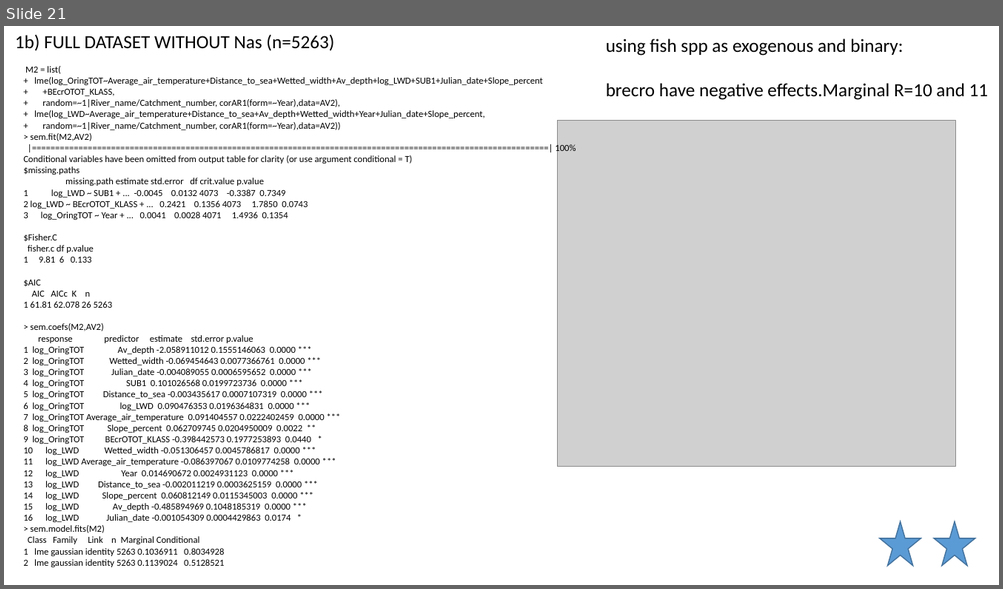
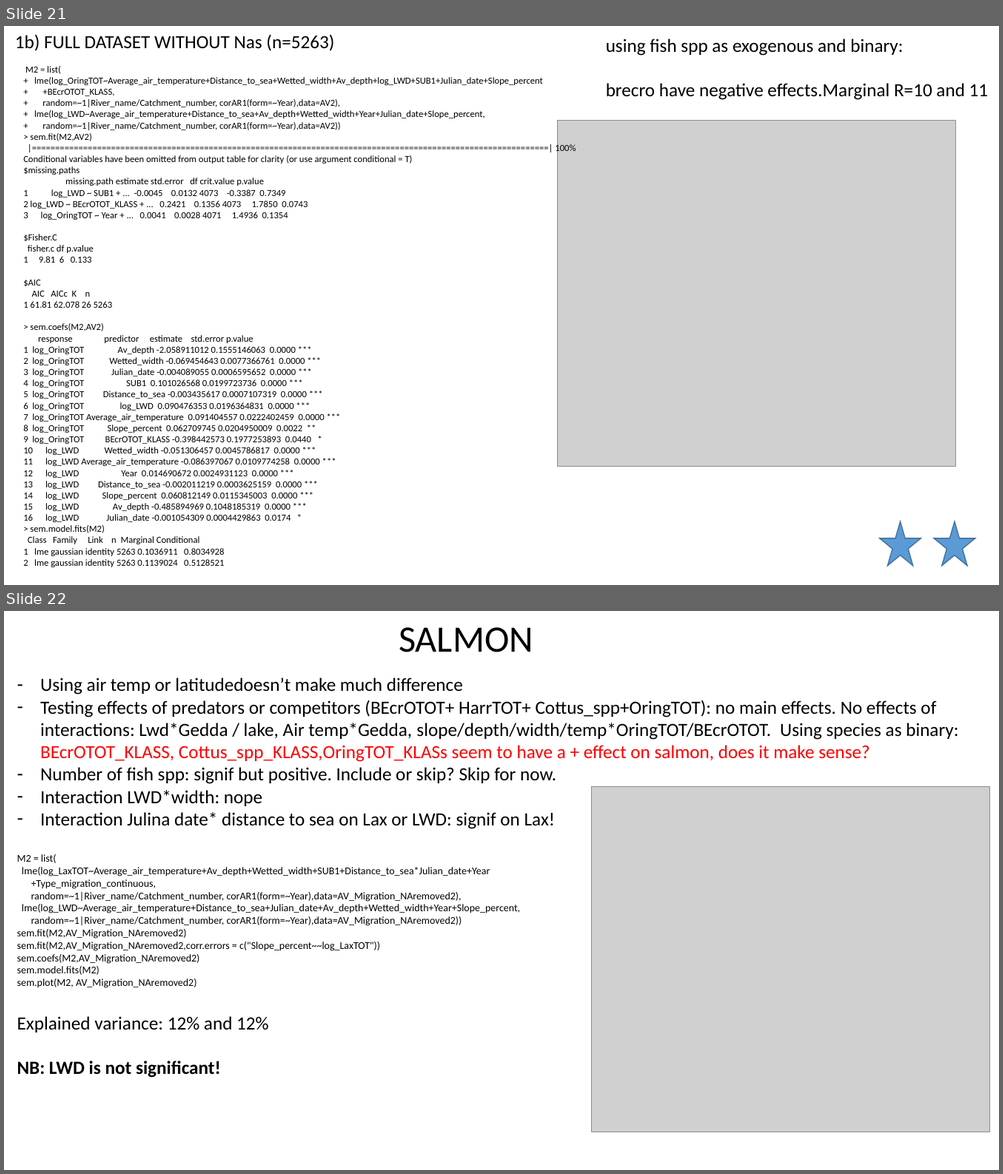
Before and after one commit to SerenaDonadi/Dod-ved, a slide deck: Electrofish data/LWD_analyses.pptx. Shown one above the other, each under a label of ours: slide 21 before the commit, slides 21 and 22 after it. The pictures are 1003x589 and 1003x1174 pixels, drawn with LibreOffice and Linux fonts; fonts in the diff are those of the drawing; grey boxes stand for pictures. Boxes give left, top, right and bottom in pixels: in the first picture for what was removed or moved away, otherwise in the second. Text is boxed around its words. In the diff, an @@ line names an element or a change of style, - is before the commit and + after.

Commit message:
salmon models

```diff
--- a/Electrofish data/LWD_analyses.pptx
+++ b/Electrofish data/LWD_analyses.pptx
@@ slide 22 added at box(4, 611, 999, 1170), background #FFFFFF @@
@@ text added at box(398, 627, 533, 652), 36 pt, text #000000 @@
+SALMON
@@ text added at box(17, 678, 958, 1078), 10 pt, text #000000 @@
+– Using air temp or latitudedoesn’t make much difference
+– Testing effects of predators or competitors (BEcrOTOT+ HarrTOT+ Cottus_spp+OringTOT): no main effects. No effects of interactions: Lwd*Gedda / lake, Air temp*Gedda, slope/depth/width/temp*OringTOT/BEcrOTOT. Using species as binary: BEcrOTOT_KLASS, Cottus_spp_KLASS,OringTOT_KLASs seem to have a + effect on salmon, does it make sense?
+– Number of fish spp: signif but positive. Include or skip? Skip for now.
+– Interaction LWD*width: nope
+– Interaction Julina date* distance to sea on Lax or LWD: signif on Lax!
+M2 = list(
+lme(log_LaxTOT~Average_air_temperature+Av_depth+Wetted_width+SUB1+Distance_to_sea*Julian_date+Year
++Type_migration_continuous,
+random=~1|River_name/Catchment_number, corAR1(form=~Year),data=AV_Migration_NAremoved2),
+lme(log_LWD~Average_air_temperature+Distance_to_sea+Julian_date+Av_depth+Wetted_width+Year+Slope_percent,
+random=~1|River_name/Catchment_number, corAR1(form=~Year),data=AV_Migration_NAremoved2))
+sem.fit(M2,AV_Migration_NAremoved2)
+sem.fit(M2,AV_Migration_NAremoved2,corr.errors = c("Slope_percent~~log_LaxTOT"))
+sem.coefs(M2,AV_Migration_NAremoved2)
+sem.model.fits(M2)
+sem.plot(M2, AV_Migration_NAremoved2)
+Explained variance: 12% and 12%
+NB: LWD is not significant!
@@ picture added at box(592, 787, 990, 1133) @@
```
Also in this commit, not shown: 6 slides changed, 1 other slide added, 1 other file.
